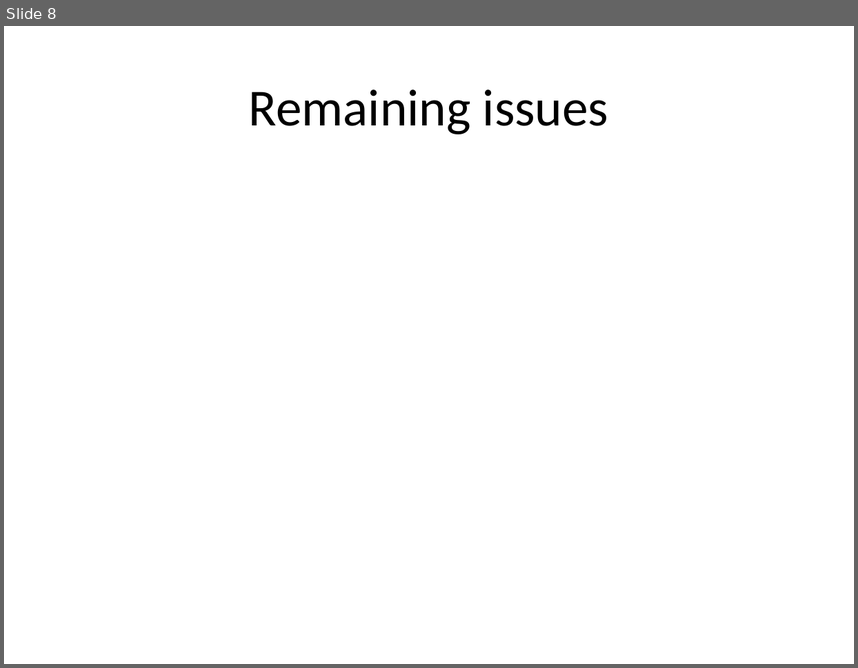
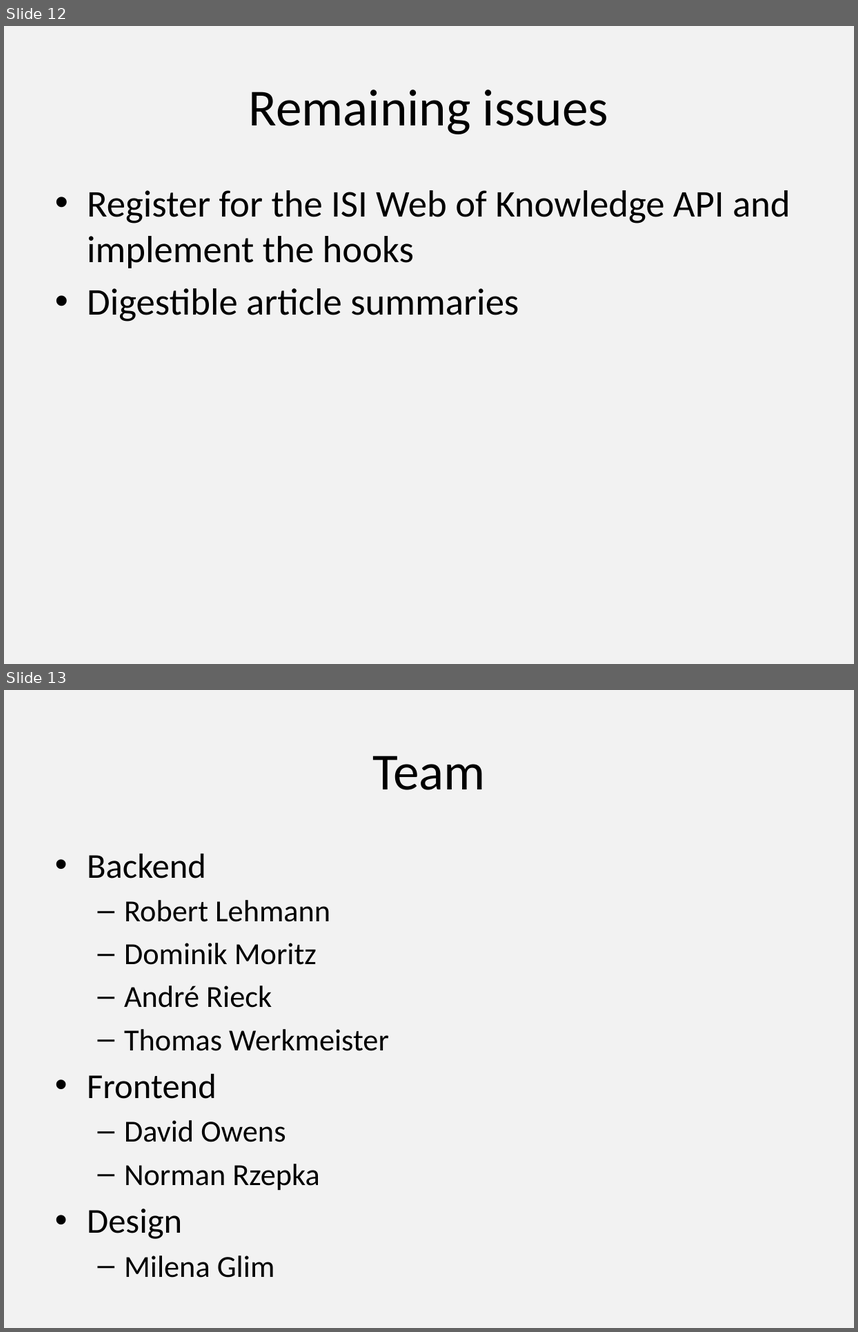
Before and after one commit to lehmannro/validitychecker, a slide deck: slideshare.pptx. Shown one above the other, each under a label of ours: slide 8 before the commit, slides 12 and 13 after it. The pictures are 858x668 and 858x1332 pixels, drawn with LibreOffice and Linux fonts; fonts in the diff are those of the drawing. Boxes give left, top, right and bottom in pixels: in the first picture for what was removed or moved away, otherwise in the second. Text is boxed around its words. In the diff, an @@ line names an element or a change of style, - is before the commit and + after.

```diff
--- a/slideshare.pptx
+++ b/slideshare.pptx
@@ slide 13 added at <box>4,690,854,1328</box>, background #F2F2F2 @@
@@ title added at <box>372,756,486,790</box>, 44 pt, text #000000 @@
+Team
@@ text added at <box>87,854,389,1277</box>, 25.9 pt, text #000000 @@
+• Backend
+  – Robert Lehmann
+  – Dominik Moritz
+  – André Rieck
+  – Thomas Werkmeister
+• Frontend
+  – David Owens
+  – Norman Rzepka
+• Design
+  – Milena Glim
@@ what was slide 8 is now slide 12 @@
@@ slide 12 changed as well @@
@@ background #FFFFFF to #F2F2F2 @@
@@ text added at <box>87,190,791,321</box>, 32 pt, text #000000 @@
+• Register for the ISI Web of Knowledge API and implement the hooks
+• Digestible article summaries
```
Also in this commit, not shown: 5 other slides changed, 6 other slides added, 3 slides removed.
